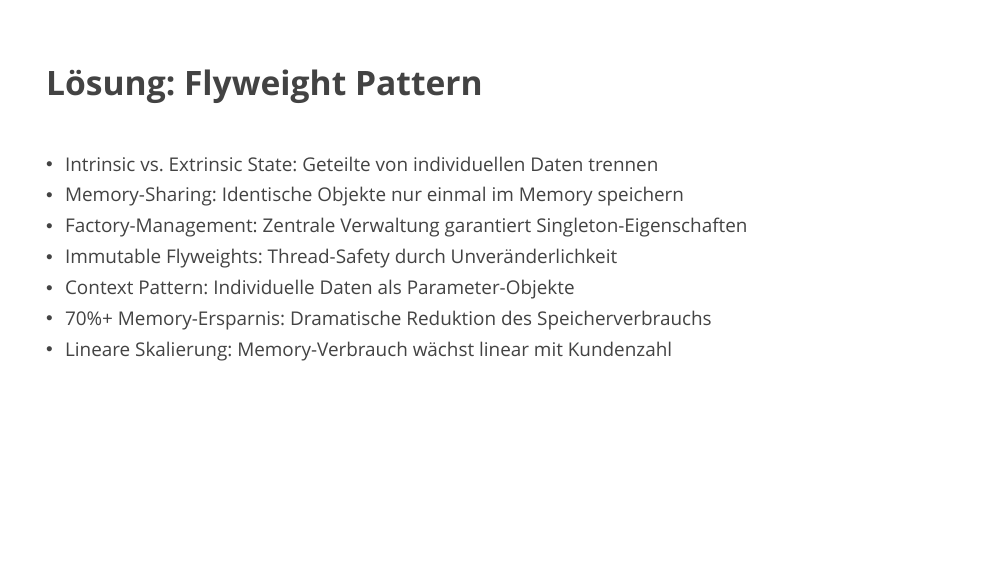
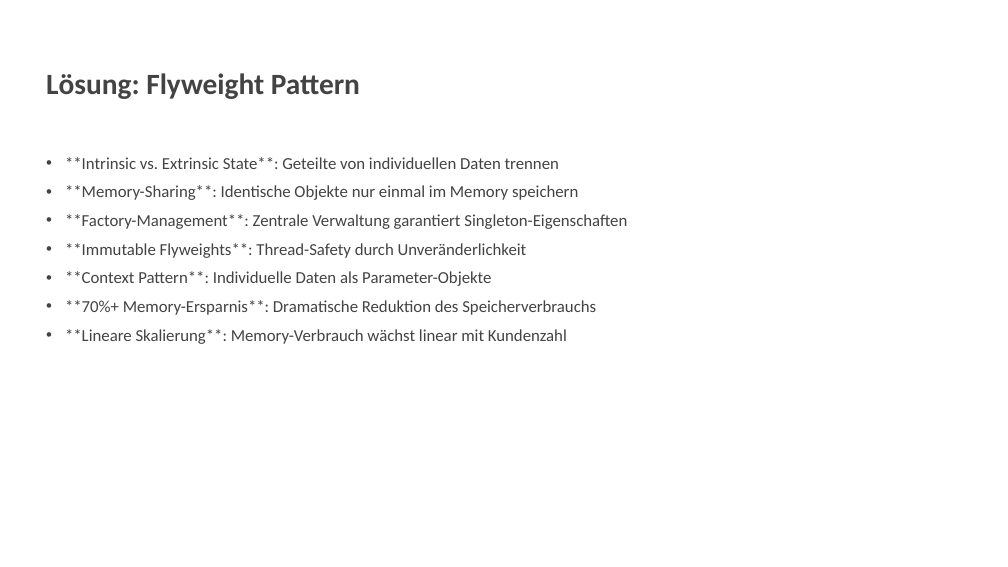
Before and after one commit to vanillacore-net/september-2025-telekom-training, a slide deck: slide 20 of presentations/powerpoint/block2-presentation.pptx. Drawn at 1008x567 pixels with LibreOffice and Linux fonts; fonts in the diff are those of the drawing; background and template pictures are left out. Boxes give left, top, right and bottom in pixels: in the first picture for what was removed or moved away, otherwise in the second. Text is boxed around its words. In the diff, an @@ line names an element or a change of style, - is before the commit and + after.

```diff
--- a/presentations/powerpoint/block2-presentation.pptx
+++ b/presentations/powerpoint/block2-presentation.pptx
@@ title "Lösung: Flyweight Pattern" at (46, 73, 360, 99): size 32 to 28 pt, font Open Sans to Calibri @@
@@ text at (65, 157, 627, 344): text changed; size 18 to 16 pt; font Open Sans to Calibri @@
-• Intrinsic vs. Extrinsic State: Geteilte von individuellen Daten trennen
-• Memory-Sharing: Identische Objekte nur einmal im Memory speichern
-• Factory-Management: Zentrale Verwaltung garantiert Singleton-Eigenschaften
-• Immutable Flyweights: Thread-Safety durch Unveränderlichkeit
-• Context Pattern: Individuelle Daten als Parameter-Objekte
-• 70%+ Memory-Ersparnis: Dramatische Reduktion des Speicherverbrauchs
-• Lineare Skalierung: Memory-Verbrauch wächst linear mit Kundenzahl
+• **Intrinsic vs. Extrinsic State**: Geteilte von individuellen Daten trennen
+• **Memory-Sharing**: Identische Objekte nur einmal im Memory speichern
+• **Factory-Management**: Zentrale Verwaltung garantiert Singleton-Eigenschaften
+• **Immutable Flyweights**: Thread-Safety durch Unveränderlichkeit
+• **Context Pattern**: Individuelle Daten als Parameter-Objekte
+• **70%+ Memory-Ersparnis**: Dramatische Reduktion des Speicherverbrauchs
+• **Lineare Skalierung**: Memory-Verbrauch wächst linear mit Kundenzahl
```
Also in this commit, not shown: 12 other slides changed, 11 slides added, 11 slides removed.
